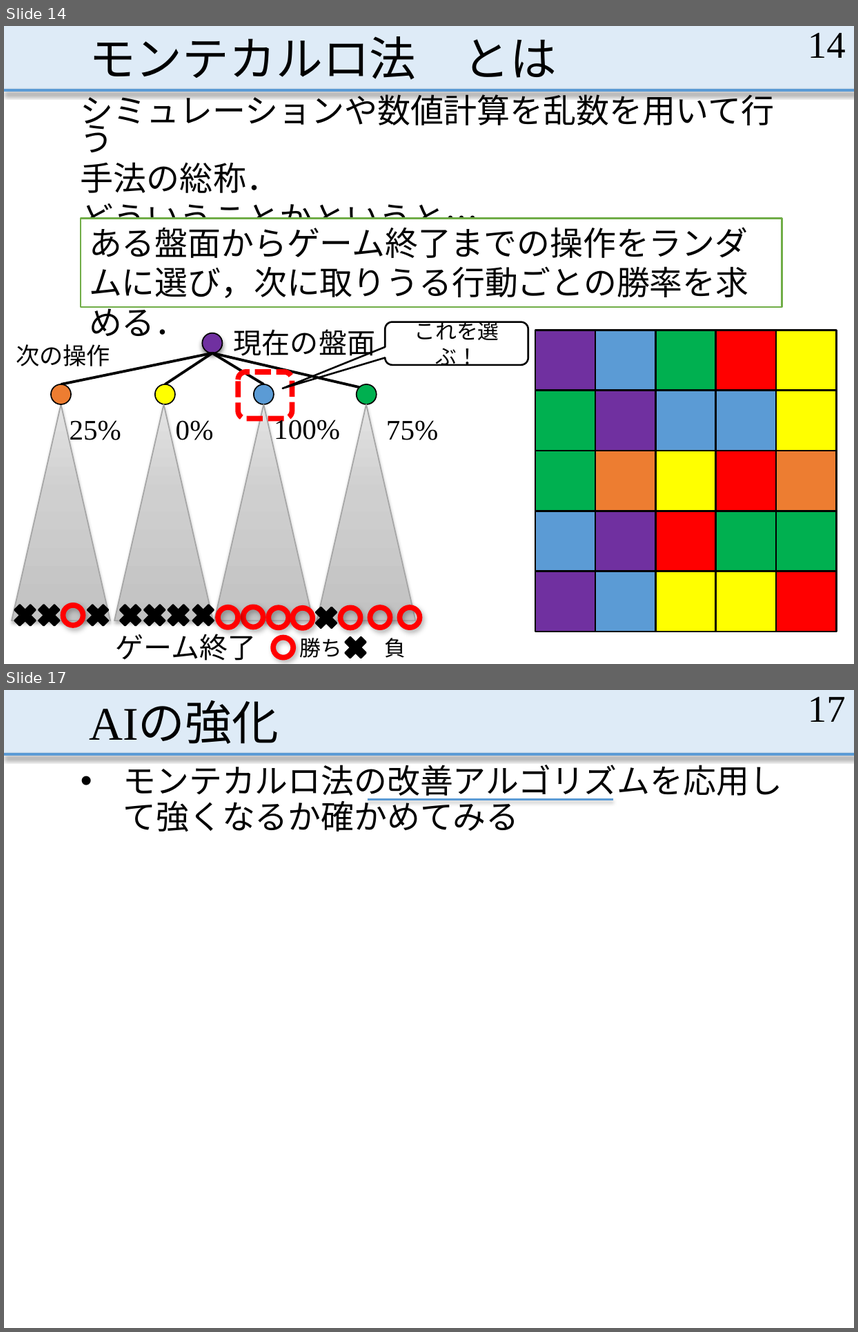
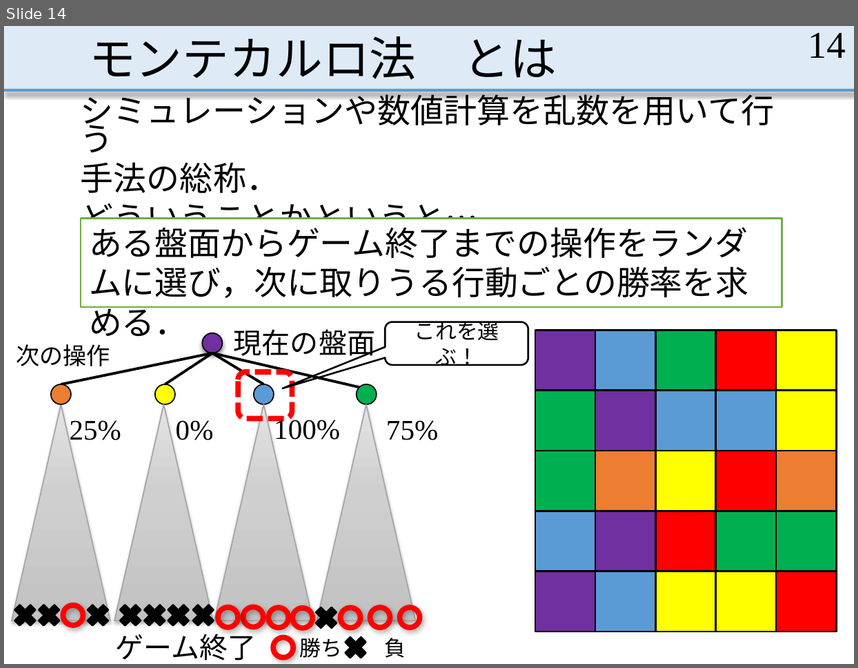
Before and after one commit to MasayaOda/SR, a slide deck: 中間発表.pptx. Shown one above the other, each under a label of ours: slides 14 and 17 before the commit, slide 14 after it; the slides between them are not shown. The pictures are 858x1332 and 858x668 pixels, drawn with LibreOffice and Linux fonts; fonts in the diff are those of the drawing. Boxes give left, top, right and bottom in pixels: in the first picture for what was removed or moved away, otherwise in the second. Text is boxed around its words. In the diff, an @@ line names an element or a change of style, - is before the commit and + after.

```diff
--- a/中間発表.pptx
+++ b/中間発表.pptx
@@ slide 17 removed at [4, 690, 854, 1328], background #FFFFFF; not listed: 2 template elements that a slide beside it also shows @@
@@ title removed at [89, 703, 279, 744] @@
-AIの強化
@@ page number removed at [808, 697, 846, 722] @@
-17
@@ text removed at [123, 759, 782, 831] @@
-• モンテカルロ法の改善アルゴリズムを応用して強くなるか確かめてみる
@@ line removed from (368, 800) to (613, 800) @@
```
Also in this commit, not shown: 12 slides changed, 1 slide added, 5 other files.
